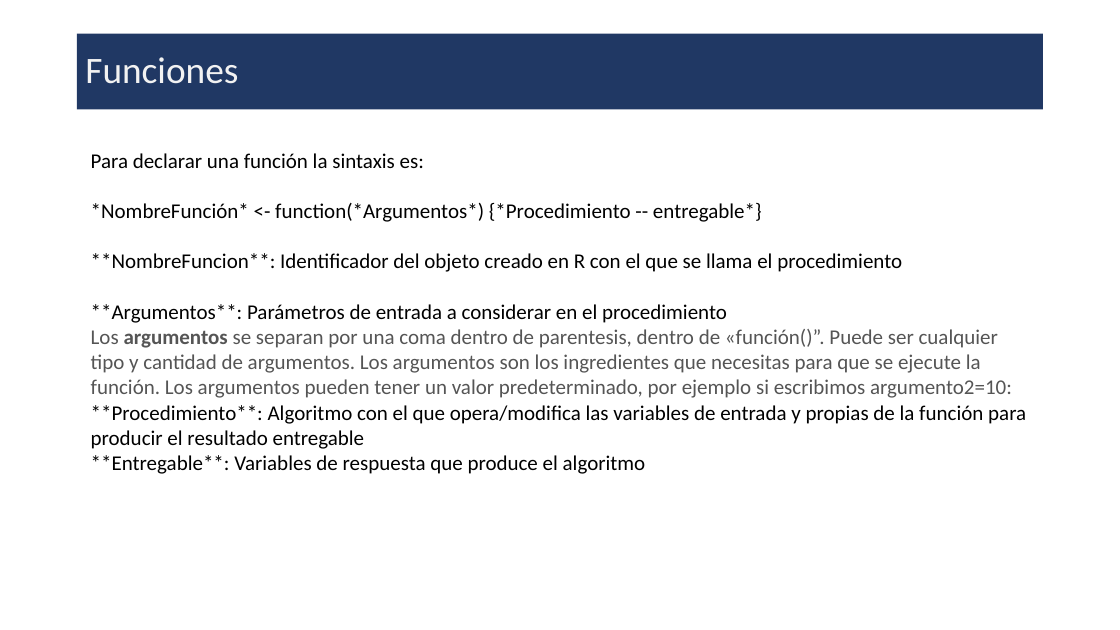
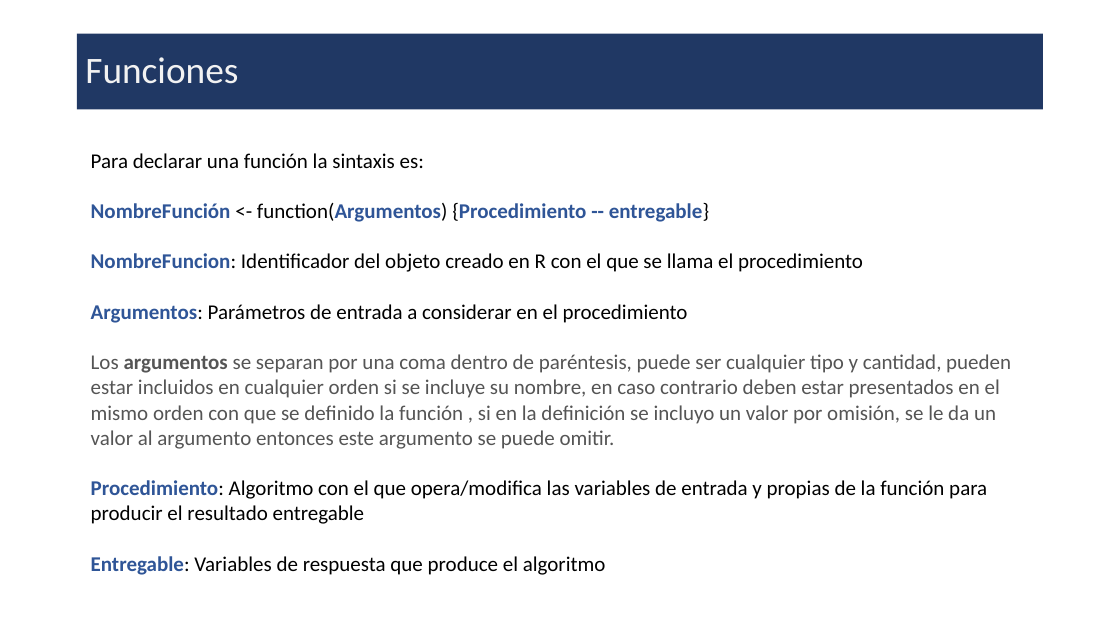
Before and after one commit to DeltaWiseC/PAct01, a slide deck: slide 30 of Presentacion.pptx. Drawn at 1120x630 pixels with LibreOffice and Linux fonts; fonts in the diff are those of the drawing. Boxes give left, top, right and bottom in pixels: in the first picture for what was removed or moved away, otherwise in the second. Text is boxed around its words. In the diff, an @@ line names an element or a change of style, - is before the commit and + after.

```diff
--- a/Presentacion.pptx
+++ b/Presentacion.pptx
@@ text at <box>91,203,1011,575</box>: text changed; text colour #000000 to #555555 @@
-*NombreFunción* <- function(*Argumentos*) {*Procedimiento -- entregable*}
-**NombreFuncion**: Identificador del objeto creado en R con el que se llama el procedimiento
-**Argumentos**: Parámetros de entrada a considerar en el procedimiento
-Los argumentos se separan por una coma dentro de parentesis, dentro de «función()”. Puede ser cualquier tipo y cantidad de argumentos. Los argumentos son los ingredientes que necesitas para que se ejecute la función. Los argumentos pueden tener un valor predeterminado, por ejemplo si escribimos argumento2=10:
-**Procedimiento**: Algoritmo con el que opera/modifica las variables de entrada y propias de la función para producir el resultado entregable
-**Entregable**: Variables de respuesta que produce el algoritmo
+NombreFunción <- function(Argumentos) {Procedimiento -- entregable}
+NombreFuncion: Identificador del objeto creado en R con el que se llama el procedimiento
+Argumentos: Parámetros de entrada a considerar en el procedimiento
+Los argumentos se separan por una coma dentro de paréntesis, puede ser cualquier tipo y cantidad, pueden estar incluidos en cualquier orden si se incluye su nombre, en caso contrario deben estar presentados en el mismo orden con que se definido la función , si en la definición se incluyo un valor por omisión, se le da un valor al argumento entonces este argumento se puede omitir.
+Procedimiento: Algoritmo con el que opera/modifica las variables de entrada y propias de la función para producir el resultado entregable
+Entregable: Variables de respuesta que produce el algoritmo
```
Also in this commit, not shown: 1 other slide changed, 1 slide added, 1 slide removed, 2 other files.
